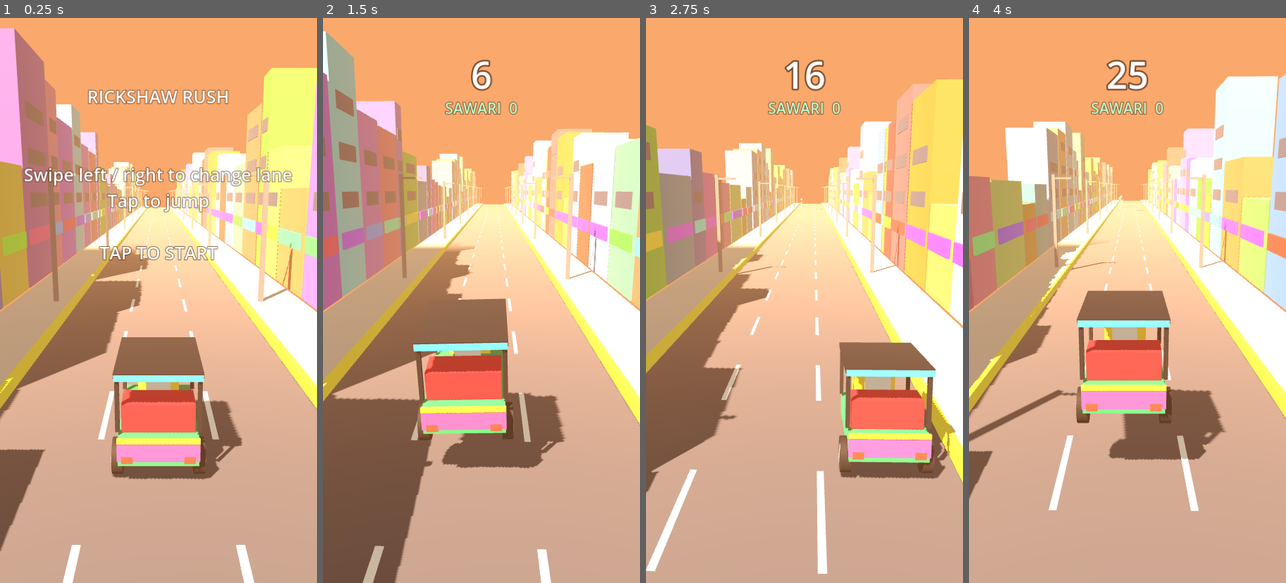
Above: before the commit, frames 1-4 (left to right).
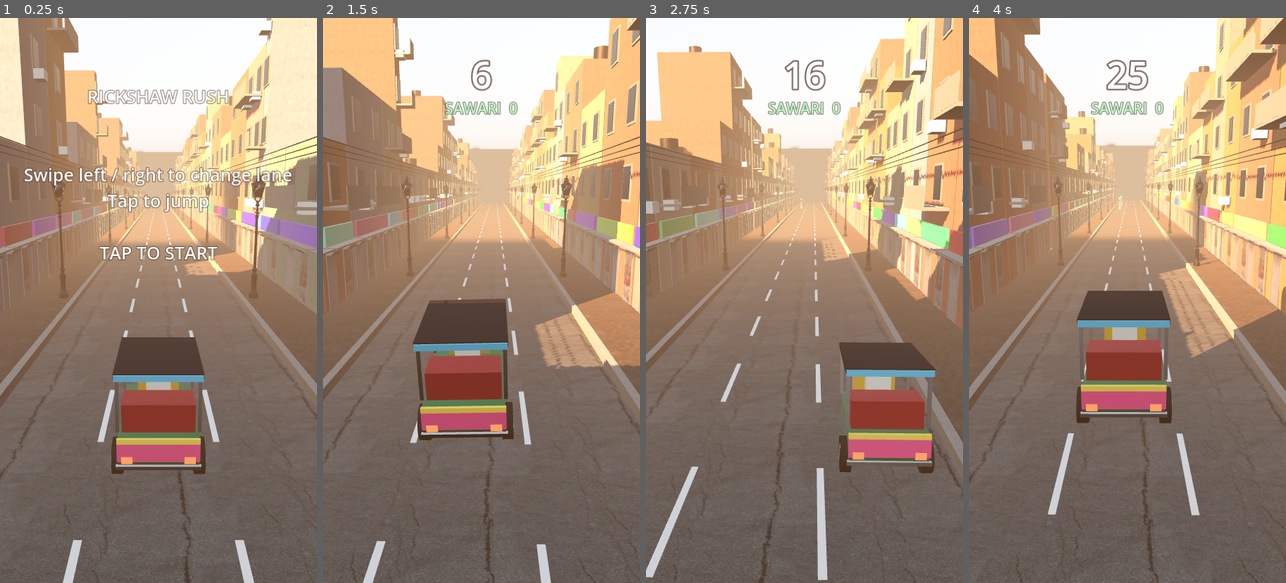
Above: after the commit, the same moments.

Repository: abrar1499/AI-GAMES
Game: Godot game, scene res://main.tscn
Same seed, same stepped clock (60 frames per second), same inputs: the game is played once before the commit and once after it.
Inputs (mouse positions are in pixels of both pictures, inside the frame that each line leads up to):
- Up to frame 1 (0.25 s): no input
- Up to frame 2 (1.5 s): tap Enter at 0.5, 0.6, 1.35 s; move the mouse to (551, 272) at 0.52 s; hold Right 0.53-1.28 s; click (551, 272) at 0.67 s; tap Space at 0.77 s; move the mouse to (418, 328) at 1.27 s; hold Left from 1.28 s (still down)
- Up to frame 3 (2.75 s): tap Space at 1.52 s; move the mouse to (836, 176) at 2.02 s; release Left at 2.03 s; hold Right from 2.03 s (still down); tap Enter at 2.1 s
- Up to frame 4 (4 s): move the mouse to (1111, 413) at 2.77 s; release Right at 2.78 s; hold Up 2.78-3.53 s; tap Enter at 2.85, 3.6 s; click (1111, 413) at 2.92 s; tap Space at 3.02, 3.77 s; move the mouse to (1222, 385) at 3.52 s; hold Left from 3.53 s (still down)

The runs differ from the first frame. In frame 1, 95% of the frame differs, in the area x 0-100%, y 0-100%; in frame 2, 93%; in frame 3, 95%; in frame 4, 96%.

Commit message:
Give Rickshaw Rush realistic graphics
- Scanned CC0 textures from Poly Haven for the road, footpath and walls
- Poly Haven models for shop shutters, street lamps, concrete barriers
  and manhole covers; open manholes replace the plain potholes
- HDR sunset sky for background, ambient light and reflections, ACES
  tonemapping, warm low sun with soft shadows, haze at the far end
- PBR paint, glass, chrome and rubber on vehicles and the rickshaw
- Buildings get windows, balconies, AC units, sign boards, rooftop
  water tanks and overhead wires
- Merge each road tile's static boxes into one mesh per material: the
  unmerged version (~140 meshes per tile) drew nothing in WebGL
- Import textures as WebP with mipmaps so they work on web and Android
  and keep the game data under 10 MB; MSAA off on web

Co-Authored-By: Claude Opus 5.5 <noreply@anthropic.com>
Claude-Session: https://claude.ai/code/session_01U3zDc94r1kvpFGsk3pNeSF

Diff:
--- a/rickshaw-rush/main.gd
+++ b/rickshaw-rush/main.gd
@@ -25,7 +25,7 @@
 const SWIPE_MIN := 50.0
 const SAVE_PATH := "user://rickshaw_best.save"
 
-const SKY := Color(0.98, 0.66, 0.42)
+const SKY := Color(0.86, 0.66, 0.5)    # fog / haze colour, matched to the sky image
 const ROAD := Color(0.30, 0.30, 0.33)
 
 var state: State = State.READY
@@ -69,10 +69,33 @@
 
 var mat_cache := {}
 
+# Photo-scanned CC0 assets from Poly Haven (see assets/CREDITS.md).
+const SHUTTER_SCENE := preload("res://assets/rollershutter_door/rollershutter_door.gltf")
+const BARRIER_SCENE := preload("res://assets/concrete_road_barrier/concrete_road_barrier.gltf")
+const MANHOLE_SCENE := preload("res://assets/water_manhole_cover/water_manhole_cover.gltf")
+const LAMP_SCENE := preload("res://assets/street_lamp_01/street_lamp_01.gltf")
+const SKY_HDR := preload("res://assets/sky/highway_bridge_sunset_1k.hdr")
+
+# Wall colours seen on Pakistani city streets: whitewash, cream, ochre, pale pink, mint, sky blue.
+const WALL_TINTS := [
+	Color(0.95, 0.93, 0.88), Color(0.93, 0.84, 0.66), Color(0.86, 0.68, 0.45), Color(0.92, 0.75, 0.72),
+	Color(0.72, 0.86, 0.78), Color(0.70, 0.80, 0.90), Color(0.80, 0.78, 0.74), Color(0.90, 0.60, 0.50),
+]
+
+var road_mat: StandardMaterial3D
+var walk_mat: StandardMaterial3D
+var curb_mat: StandardMaterial3D
+var wall_mats: Array[StandardMaterial3D] = []
+var glass_mat: StandardMaterial3D
+var frame_mat: StandardMaterial3D
+var paint_white: StandardMaterial3D
+var wire_mat: StandardMaterial3D
+
 
 func _ready() -> void:
 	randomize()
 	best = _load_best()
+	_build_materials()
 	_build_world()
 	_build_ui()
 	_build_audio()
@@ -354,34 +377,163 @@
 	for c in tile.get_children():
 		c.queue_free()
 	tile.position = Vector3(0.0, 0.0, z)
-
-	_box(tile, Vector3(7.0, 0.1, TILE_LEN), Vector3(0, -0.05, 0), ROAD)
+	# All static boxes of a tile are merged into one mesh (one surface per material):
+	# a few draw calls per tile instead of ~140, which phones and WebGL need.
+	var batch := {}
+
+	_add_box(batch, Vector3(7.0, 0.1, TILE_LEN), Vector3(0, -0.05, 0), road_mat)
 	for x: float in [-1.1, 1.1]:
 		for k in 4:
-			_box(tile, Vector3(0.12, 0.02, 2.2), Vector3(x, 0.01, -TILE_LEN * 0.5 + 2.5 + k * 5.0), Color(0.95, 0.95, 0.9))
+			_add_box(batch, Vector3(0.12, 0.012, 2.4), Vector3(x, 0.006, -TILE_LEN * 0.5 + 2.5 + k * 5.0), paint_white)
 	for side: float in [-1.0, 1.0]:
-		_box(tile, Vector3(2.4, 0.3, TILE_LEN), Vector3(side * 4.7, 0.15, 0), Color(0.78, 0.74, 0.68))
-		_box(tile, Vector3(0.15, 0.32, TILE_LEN), Vector3(side * 3.55, 0.16, 0), Color(0.9, 0.85, 0.2))
-		# Electricity pole with a light.
-		_box(tile, Vector3(0.18, 5.5, 0.18), Vector3(side * 4.2, 2.75, -2.0), Color(0.4, 0.4, 0.42))
-		_box(tile, Vector3(1.1, 0.1, 0.1), Vector3(side * 3.75, 5.3, -2.0), Color(0.4, 0.4, 0.42))
-		# Row of buildings and shops.
+		_add_box(batch, Vector3(2.4, 0.22, TILE_LEN), Vector3(side * 4.7, 0.11, 0), walk_mat)
+		_add_box(batch, Vector3(0.22, 0.26, TILE_LEN), Vector3(side * 3.6, 0.13, 0), curb_mat)
+
+		# Street lamp, plus sagging electricity wires running along the street.
+		var lamp := LAMP_SCENE.instantiate() as Node3D
+		lamp.scale = Vector3.ONE * 1.35
+		lamp.rotation.y = -side * PI * 0.5
+		lamp.position = Vector3(side * 4.1, 0.22, -3.0)
+		tile.add_child(lamp)
+		for k in 3:
+			_add_box(batch, Vector3(0.025, 0.025, TILE_LEN), Vector3(side * (4.6 + k * 0.25), 6.2 - k * 0.15, 0), wire_mat)
+
+		# Row of buildings with shops on the ground floor.
 		var zz := -TILE_LEN * 0.5
 		while zz < TILE_LEN * 0.5 - 1.0:
-			var w := randf_range(3.0, 6.0)
-			w = minf(w, TILE_LEN * 0.5 - zz)
-			var h := randf_range(3.5, 11.0)
-			var col := Color.from_hsv(randf_range(0.0, 1.0), randf_range(0.45, 0.75), randf_range(0.6, 0.9))
-			var bx := side * (6.0 + 1.5)
-			_box(tile, Vector3(3.0, h, w - 0.2), Vector3(bx, h * 0.5 + 0.3, zz + w * 0.5), col)
-			# Shop sign board facing the road.
-			var sign_col := Color.from_hsv(randf(), 0.8, 0.95)
-			_box(tile, Vector3(0.12, 0.7, w * 0.8), Vector3(side * 5.95, 2.6, zz + w * 0.5), sign_col)
-			# Windows on taller buildings.
-			if h > 6.0:
-				for fy in range(4, int(h), 2):
-					_box(tile, Vector3(0.05, 0.7, w * 0.6), Vector3(side * 5.98, float(fy) + 0.3, zz + w * 0.5), Color(0.25, 0.3, 0.4))
+			var w := minf(randf_range(3.4, 7.0), TILE_LEN * 0.5 - zz)
+			_building(tile, batch, side, zz, w)
 			zz += w
+	_flush_batch(tile, batch)
+
+
+func _building(tile: Node3D, batch: Dictionary, side: float, z0: float, w: float) -> void:
+	var floors := randi_range(1, 4)
+	var h := 3.4 + floors * 3.0
+	var depth := 6.0
+	var front := side * 5.9                       # x of the facade facing the road
+	var cz := z0 + w * 0.5
+	_add_box(batch, Vector3(depth, h, w - 0.08), Vector3(front + side * depth * 0.5, h * 0.5 + 0.22, cz), wall_mats.pick_random())
+
+	# Ground floor: rolling shutters (some half open), sign board above.
+	var shops := maxi(1, int(w / 3.2))
+	var shop_w := w / shops
+	for i in shops:
+		var sz := z0 + shop_w * (i + 0.5)
+		var shutter := SHUTTER_SCENE.instantiate() as Node3D
+		shutter.rotation.y = side * -PI * 0.5 if side > 0 else PI * 0.5
+		var s_scale := minf(1.0, (shop_w - 0.3) / 3.08)
+		shutter.scale = Vector3(s_scale, 1.0, 1.0)
+		# The model's origin is at its left edge; its centre is 1.0 m along local x.
+		var centre_offset := shutter.transform.basis * Vector3(1.0, 0.0, 0.0)
+		shutter.position = Vector3(front - side * 0.02, 0.22, sz) - Vector3(0.0, 0.0, centre_offset.z)
+		tile.add_child(shutter)
+	var sign_col := Color.from_hsv(randf(), randf_range(0.6, 0.9), randf_range(0.75, 0.95))
+	_add_box(batch, Vector3(0.12, 0.75, w * 0.9), Vector3(front - side * 0.08, 3.0, cz), _pbr(sign_col, 0.0, 0.45))
+	_add_box(batch, Vector3(0.6, 0.06, w * 0.95), Vector3(front - side * 0.3, 2.62, cz), frame_mat)  # awning ledge
+
+	# Upper floors: windows with frames, some AC units and balconies.
+	var cols := maxi(1, int(w / 2.6))
+	for f in floors:
+		var y := 3.9 + f * 3.0 + 1.1
+		if randf() < 0.35:
+			_add_box(batch, Vector3(1.0, 0.12, w * 0.8), Vector3(front - side * 0.5, y - 0.95, cz), frame_mat)
+			_add_box(batch, Vector3(0.05, 0.8, w * 0.8), Vector3(front - side * 0.98, y - 0.5, cz), frame_mat)
+		for c in cols:
+			var wz := z0 + w / cols * (c + 0.5)
+			_add_box(batch, Vector3(0.1, 1.5, 1.2), Vector3(front - side * 0.02, y, wz), frame_mat)
+			_add_box(batch, Vector3(0.12, 1.3, 1.0), Vector3(front - side * 0.03, y, wz), glass_mat)
+			if randf() < 0.3:
+				_add_box(batch, Vector3(0.5, 0.45, 0.8), Vector3(front - side * 0.3, y - 0.95, wz + 0.2), paint_white)
+	# Black water tank on the roof, like most houses here.
+	if randf() < 0.6:
+		var tank := CylinderMesh.new()
+		tank.top_radius = 0.55
+		tank.bottom_radius = 0.55
+		tank.height = 1.1
+		tank.radial_segments = 12
+		tank.rings = 1
+		_add_mesh(batch, tank, Vector3(front + side * randf_range(1.5, 4.0), h + 0.22 + 0.55, cz + randf_range(-0.6, 0.6)), _pbr(Color(0.07, 0.07, 0.08), 0.0, 0.5))
+
+
+## Queues a box for the tile's merged mesh.
+func _add_box(batch: Dictionary, size: Vector3, pos: Vector3, mat: Material) -> void:
+	var box := BoxMesh.new()
+	box.size = size
+	_add_mesh(batch, box, pos, mat)
+
+
+func _add_mesh(batch: Dictionary, mesh: PrimitiveMesh, pos: Vector3, mat: Material) -> void:
+	if not batch.has(mat):
+		var st := SurfaceTool.new()
+		st.begin(Mesh.PRIMITIVE_TRIANGLES)
+		batch[mat] = st
+	(batch[mat] as SurfaceTool).append_from(mesh, 0, Transform3D(Basis.IDENTITY, pos))
+
+
+## Builds one ArrayMesh (a surface per material) from the queued boxes and adds it to the tile.
+func _flush_batch(tile: Node3D, batch: Dictionary) -> void:
+	var mesh := ArrayMesh.new()
+	for mat: Material in batch:
+		var st: SurfaceTool = batch[mat]
+		st.commit(mesh)
+		mesh.surface_set_material(mesh.get_surface_count() - 1, mat)
+	var mi := MeshInstance3D.new()
+	mi.mesh = mesh
+	tile.add_child(mi)
+
+
+func _boxm(parent: Node3D, size: Vector3, pos: Vector3, mat: Material) -> MeshInstance3D:
+	var mesh := BoxMesh.new()
+	mesh.size = size
+	mesh.material = mat
+	var mi := MeshInstance3D.new()
+	mi.mesh = mesh
+	mi.position = pos
+	parent.add_child(mi)
+	return mi
+
+
+## Physically based material for painted metal, plastic, glass and so on.
+func _pbr(color: Color, metallic: float, roughness: float) -> StandardMaterial3D:
+	var key := "%s_%.2f_%.2f" % [color.to_html(), metallic, roughness]
+	if mat_cache.has(key):
+		return mat_cache[key]
+	var m := StandardMaterial3D.new()
+	m.albedo_color = color
+	m.metallic = metallic
+	m.metallic_specular = 0.5
+	m.roughness = roughness
+	mat_cache[key] = m
+	return m
+
+
+## Material from a scanned texture set (diffuse, normal, roughness), mapped by position
+## so the texture keeps its real-world size on any box.
+func _scan_mat(tex_name: String, metres_per_tile: float, tint := Color.WHITE) -> StandardMaterial3D:
+	var m := StandardMaterial3D.new()
+	m.albedo_texture = load("res://assets/textures/%s_diffuse.jpg" % tex_name)
+	m.albedo_color = tint
+	m.normal_enabled = true
+	m.normal_texture = load("res://assets/textures/%s_nor_gl.jpg" % tex_name)
+	m.roughness_texture = load("res://assets/textures/%s_rough.jpg" % tex_name)
+	m.roughness = 1.0
+	m.uv1_triplanar = true
+	m.uv1_scale = Vector3.ONE / metres_per_tile
+	m.texture_filter = BaseMaterial3D.TEXTURE_FILTER_LINEAR_WITH_MIPMAPS_ANISOTROPIC
+	return m
+
+
+func _build_materials() -> void:
+	road_mat = _scan_mat("asphalt_02", 3.0, Color(0.85, 0.85, 0.85))
+	walk_mat = _scan_mat("brick_pavement_02", 2.0, Color(0.9, 0.85, 0.8))
+	curb_mat = _scan_mat("painted_plaster_wall", 1.5, Color(0.75, 0.75, 0.72))
+	for tint: Color in WALL_TINTS:
+		wall_mats.append(_scan_mat("painted_plaster_wall", 2.5, tint))
+	glass_mat = _pbr(Color(0.12, 0.15, 0.18), 0.8, 0.06)
+	frame_mat = _pbr(Color(0.55, 0.53, 0.5), 0.3, 0.6)
+	paint_white = _pbr(Color(0.92, 0.92, 0.9), 0.0, 0.7)
+	wire_mat = _pbr(Color(0.05, 0.05, 0.05), 0.0, 0.8)
 
 
 func _box(parent: Node3D, size: Vector3, pos: Vector3, color: Color) -> MeshInstance3D:
@@ -431,14 +583,15 @@
 	var root := Node3D.new()
 	body = Node3D.new()
 	root.add_child(body)
-	var green := Color(0.15, 0.62, 0.36)
+	var green := Color(0.1, 0.45, 0.25)
 	var dark := Color(0.1, 0.1, 0.12)
-	_box(body, Vector3(1.3, 0.45, 2.2), Vector3(0, 0.6, 0), green)                    # chassis
-	_box(body, Vector3(0.8, 0.75, 0.6), Vector3(0, 0.85, -1.1), Color(1.0, 0.82, 0.2)) # nose
-	_box(body, Vector3(1.2, 0.5, 0.6), Vector3(0, 1.05, 0.55), Color(0.85, 0.15, 0.2))  # back seat
-	_box(body, Vector3(1.42, 0.08, 1.9), Vector3(0, 1.85, 0.05), dark)                 # canopy roof
+	_boxm(body, Vector3(1.3, 0.45, 2.2), Vector3(0, 0.6, 0), _pbr(green, 0.5, 0.3))                   # chassis
+	_boxm(body, Vector3(0.8, 0.75, 0.6), Vector3(0, 0.85, -1.1), _pbr(Color(0.95, 0.75, 0.15), 0.5, 0.3)) # nose
+	_boxm(body, Vector3(1.2, 0.5, 0.6), Vector3(0, 1.05, 0.55), _pbr(Color(0.6, 0.08, 0.1), 0.0, 0.55))  # seat
+	_boxm(body, Vector3(1.42, 0.08, 1.9), Vector3(0, 1.85, 0.05), _pbr(dark, 0.0, 0.85))               # canopy
+	_boxm(body, Vector3(1.36, 0.06, 0.08), Vector3(0, 0.37, 1.12), _pbr(Color(0.8, 0.8, 0.82), 1.0, 0.15))  # chrome bumper
 	for p: Vector3 in [Vector3(-0.66, 1.35, -0.8), Vector3(0.66, 1.35, -0.8), Vector3(-0.66, 1.35, 0.9), Vector3(0.66, 1.35, 0.9)]:
-		_box(body, Vector3(0.07, 0.95, 0.07), p, dark)
+		_boxm(body, Vector3(0.06, 0.95, 0.06), p, _pbr(Color(0.75, 0.75, 0.78), 1.0, 0.2))
 	# Truck-art back panel.
 	_box(body, Vector3(1.32, 0.3, 0.05), Vector3(0, 0.62, 1.12), Color(0.95, 0.3, 0.55))
 	_box(body, Vector3(1.32, 0.08, 0.06), Vector3(0, 0.82, 1.12), Color(1.0, 0.85, 0.2))
@@ -456,6 +609,7 @@
 		body.add_child(pivot)
 		var w := _cyl(pivot, 0.3, 0.18, Vector3.ZERO, dark)
 		w.rotation.z = PI * 0.5
+		w.material_override = _pbr(Color(0.04, 0.04, 0.04), 0.0, 0.9)
 		_box(pivot, Vector3(0.2, 0.08, 0.5), Vector3.ZERO, Color(0.6, 0.6, 0.6))  # spoke, shows spin
 		wheels.append(pivot)
 	# Driver.
@@ -466,16 +620,28 @@
 
 func _make_car() -> Node3D:
 	var n := Node3D.new()
-	var col := Color.from_hsv(randf(), randf_range(0.4, 0.8), randf_range(0.6, 0.95))
-	_box(n, Vector3(1.7, 0.65, 3.2), Vector3(0, 0.6, 0), col)
-	_box(n, Vector3(1.45, 0.55, 1.6), Vector3(0, 1.2, 0.2), col.darkened(0.15))
-	_box(n, Vector3(1.47, 0.4, 1.4), Vector3(0, 1.22, 0.2), Color(0.2, 0.25, 0.32))
+	# Common car colours: white, silver, black, grey, maroon, dark blue.
+	var col: Color = [Color(0.9, 0.9, 0.88), Color(0.62, 0.63, 0.65), Color(0.05, 0.05, 0.06),
+		Color(0.3, 0.31, 0.33), Color(0.38, 0.05, 0.07), Color(0.08, 0.14, 0.3)].pick_random()
+	var paint := _pbr(col, 0.55, 0.28)
+	_boxm(n, Vector3(1.7, 0.6, 3.6), Vector3(0, 0.62, 0), paint)
+	_boxm(n, Vector3(1.5, 0.5, 1.8), Vector3(0, 1.17, 0.15), paint)
+	_boxm(n, Vector3(1.52, 0.38, 1.6), Vector3(0, 1.16, 0.15), glass_mat)
+	_boxm(n, Vector3(1.4, 0.4, 0.05), Vector3(0, 1.12, 1.06), glass_mat)             # rear window
+	_boxm(n, Vector3(1.74, 0.16, 0.12), Vector3(0, 0.38, 1.8), _pbr(Color(0.08, 0.08, 0.08), 0.0, 0.6))  # bumper
+	_boxm(n, Vector3(0.52, 0.13, 0.02), Vector3(0, 0.58, 1.81), paint_white)         # number plate
+	for mx: float in [-0.9, 0.9]:
+		_boxm(n, Vector3(0.12, 0.1, 0.18), Vector3(mx, 1.0, -0.5), paint)
 	for x: float in [-0.8, 0.8]:
 		for z: float in [-1.05, 1.05]:
-			var w := _cyl(n, 0.32, 0.22, Vector3(x, 0.32, z), Color(0.1, 0.1, 0.1))
+			var w := _cyl(n, 0.32, 0.22, Vector3(x, 0.32, z * 1.15), Color(0.1, 0.1, 0.1))
 			w.rotation.z = PI * 0.5
-	var l1 := _box(n, Vector3(0.3, 0.12, 0.05), Vector3(-0.55, 0.75, 1.61), Color.RED)
-	var l2 := _box(n, Vector3(0.3, 0.12, 0.05), Vector3(0.55, 0.75, 1.61), Color.RED)
+			w.material_override = _pbr(Color(0.04, 0.04, 0.04), 0.0, 0.9)
+			var hub := _cyl(n, 0.18, 0.24, Vector3(x, 0.32, z * 1.15), Color(0.7, 0.7, 0.72))
+			hub.rotation.z = PI * 0.5
+			hub.material_override = _pbr(Color(0.75, 0.75, 0.77), 1.0, 0.2)
+	var l1 := _box(n, Vector3(0.34, 0.14, 0.05), Vector3(-0.6, 0.75, 1.81), Color.RED)
+	var l2 := _box(n, Vector3(0.34, 0.14, 0.05), Vector3(0.6, 0.75, 1.81), Color.RED)
 	l1.material_override = _mat(Color(1, 0.15, 0.1), true)
 	l2.material_override = _mat(Color(1, 0.15, 0.1), true)
 	return n
@@ -483,17 +649,20 @@
 
 func _make_bus() -> Node3D:
 	var n := Node3D.new()
-	var base := Color.from_hsv(randf(), 0.7, 0.9)
-	_box(n, Vector3(2.0, 2.6, 6.0), Vector3(0, 1.6, 0), base)
-	_box(n, Vector3(2.04, 0.7, 5.0), Vector3(0, 2.2, -0.3), Color(0.2, 0.25, 0.32))  # windows
+	var base := Color.from_hsv(randf(), 0.7, 0.85)
+	_boxm(n, Vector3(2.0, 2.6, 6.0), Vector3(0, 1.6, 0), _pbr(base, 0.3, 0.35))
+	_boxm(n, Vector3(2.04, 0.75, 5.0), Vector3(0, 2.2, -0.3), glass_mat)  # windows
+	_boxm(n, Vector3(1.7, 0.7, 0.04), Vector3(0, 2.2, 3.01), glass_mat)   # rear window
+	_boxm(n, Vector3(1.9, 0.1, 5.6), Vector3(0, 2.95, 0), _pbr(Color(0.75, 0.75, 0.78), 1.0, 0.25))  # roof rack
 	# Truck-art stripes.
 	for k in 3:
 		_box(n, Vector3(2.04, 0.12, 6.04), Vector3(0, 0.8 + k * 0.22, 0), Color.from_hsv(randf(), 0.85, 1.0))
-	_box(n, Vector3(1.6, 1.0, 0.05), Vector3(0, 1.5, 3.02), Color.from_hsv(randf(), 0.8, 1.0))
+	_box(n, Vector3(1.6, 0.7, 0.05), Vector3(0, 1.35, 3.02), Color.from_hsv(randf(), 0.8, 1.0))
 	for x: float in [-0.95, 0.95]:
 		for z: float in [-2.0, 2.0]:
 			var w := _cyl(n, 0.45, 0.3, Vector3(x, 0.45, z), Color(0.1, 0.1, 0.1))
 			w.rotation.z = PI * 0.5
+			w.material_override = _pbr(Color(0.04, 0.04, 0.04), 0.0, 0.9)
 	return n
 
 
@@ -517,22 +686,27 @@
 	return n
 
 
+## An open sewer manhole: dark hole with a broken rim, the lifted cover lying beside it.
 func _make_pothole() -> Node3D:
 	var n := Node3D.new()
-	_cyl(n, 0.95, 0.03, Vector3(0, 0.02, 0), Color(0.45, 0.4, 0.35))
-	_cyl(n, 0.8, 0.04, Vector3(0, 0.03, 0), Color(0.08, 0.08, 0.09))
-	# Small water puddle shine.
-	_cyl(n, 0.35, 0.05, Vector3(0.2, 0.035, 0.15), Color(0.35, 0.45, 0.55))
+	var rim := _cyl(n, 0.85, 0.06, Vector3(0, 0.02, 0), Color(0.3, 0.29, 0.28))
+	rim.material_override = curb_mat
+	var hole := _cyl(n, 0.7, 0.07, Vector3(0, 0.03, 0), Color(0.01, 0.01, 0.01))
+	hole.material_override = _pbr(Color(0.01, 0.01, 0.012), 0.0, 1.0)
+	var cover := MANHOLE_SCENE.instantiate() as Node3D
+	cover.scale = Vector3.ONE * 1.6
+	cover.position = Vector3(0.75, 0.02, 0.6)
+	cover.rotation = Vector3(0.0, randf() * TAU, 0.12)
+	n.add_child(cover)
 	return n
 
 
+## Concrete road barrier (police naka).
 func _make_barrier() -> Node3D:
 	var n := Node3D.new()
-	for k in 5:
-		var c := Color(0.9, 0.1, 0.1) if k % 2 == 0 else Color(0.95, 0.95, 0.95)
-		_box(n, Vector3(0.36, 0.22, 0.12), Vector3(-0.72 + k * 0.36, 0.55, 0), c)
-	for x: float in [-0.8, 0.8]:
-		_box(n, Vector3(0.1, 0.65, 0.4), Vector3(x, 0.32, 0), Color(0.25, 0.25, 0.28))
+	var b := BARRIER_SCENE.instantiate() as Node3D
+	b.scale = Vector3(1.15, 0.85, 1.0)
+	n.add_child(b)
 	return n
 
 
@@ -561,33 +735,56 @@
 # ---------------------------------------------------------------- world / ui / audio
 
 func _build_world() -> void:
+	var sky_mat := PanoramaSkyMaterial.new()
+	sky_mat.panorama = SKY_HDR
+	sky_mat.energy_multiplier = 1.0
+	var sky := Sky.new()
+	sky.sky_material = sky_mat
 	var env := Environment.new()
-	env.background_mode = Environment.BG_COLOR
-	env.background_color = SKY
-	env.ambient_light_source = Environment.AMBIENT_SOURCE_COLOR
-	env.ambient_light_color = Color(1.0, 0.92, 0.85)
-	env.ambient_light_energy = 0.35
+	env.background_mode = Environment.BG_SKY
+	env.sky = sky
+	env.ambient_light_source = Environment.AMBIENT_SOURCE_SKY
+	env.ambient_light_energy = 0.8
+	env.reflected_light_source = Environment.REFLECTION_SOURCE_SKY
+	env.tonemap_mode = Environment.TONE_MAPPER_ACES
+	env.tonemap_exposure = 1.0
+	env.tonemap_white = 6.0
 	env.fog_enabled = true
 	env.fog_light_color = SKY
-	env.fog_density = 0.009
-	env.tonemap_mode = Environment.TONE_MAPPER_FILMIC
-	env.tonemap_exposure = 1.1
+	env.fog_density = 0.013
+	env.fog_sky_affect = 0.85
 	var we := WorldEnvironment.new()
 	we.environment = env
 	add_child(we)
 
+	# Haze wall at the far end of the street, so the road fades into dust instead of
+	# showing the dark lower half of the sky image.
+	var haze := MeshInstance3D.new()
+	var quad := QuadMesh.new()
+	quad.size = Vector2(260.0, 40.0)
+	var haze_mat := StandardMaterial3D.new()
+	haze_mat.shading_mode = BaseMaterial3D.SHADING_MODE_UNSHADED
+	haze_mat.disable_fog = true
+	haze_mat.albedo_color = SKY
+	quad.material = haze_mat
+	haze.mesh = quad
+	haze.position = Vector3(0.0, -1.0, -TILE_LEN * (TILE_COUNT - 0.5) + 2.0)
+	add_child(haze)
+
+	# Low evening sun from behind-left, warm.
 	var sun := DirectionalLight3D.new()
-	sun.rotation_degrees = Vector3(-50.0, -35.0, 0.0)
-	sun.light_color = Color(1.0, 0.93, 0.82)
-	sun.light_energy = 1.1
+	sun.rotation_degrees = Vector3(-28.0, -40.0, 0.0)
+	sun.light_color = Color(1.0, 0.8, 0.6)
+	sun.light_energy = 1.6
 	sun.shadow_enabled = true
-	sun.directional_shadow_max_distance = 45.0
+	sun.shadow_blur = 1.5
+	sun.directional_shadow_max_distance = 50.0
 	add_child(sun)
 
 	cam = Camera3D.new()
 	cam.fov = 62.0
 	cam.near = 0.1
-	cam.far = 160.0
+	cam.far = 220.0
 	cam.position = Vector3(0, 4.6, 7.8)
 	add_child(cam)
 	cam.current = true
--- a/rickshaw-rush/project.godot
+++ b/rickshaw-rush/project.godot
@@ -31,3 +31,4 @@
 renderer/rendering_method.mobile="gl_compatibility"
 textures/vram_compression/import_etc2_astc=true
 anti_aliasing/quality/msaa_3d=2
+anti_aliasing/quality/msaa_3d.web=0
Binary file added: rickshaw-rush/assets/concrete_road_barrier/concrete_road_barrier.bin
Not shown, added: rickshaw-rush/assets/concrete_road_barrier/concrete_road_barrier.gltf
Not shown, added: rickshaw-rush/assets/concrete_road_barrier/concrete_road_barrier.gltf.import
Binary file added: rickshaw-rush/assets/concrete_road_barrier/textures/concrete_road_barrier_arm_1k.jpg
Not shown, added: rickshaw-rush/assets/concrete_road_barrier/textures/concrete_road_barrier_arm_1k.jpg.import
Binary file added: rickshaw-rush/assets/concrete_road_barrier/textures/concrete_road_barrier_diff_1k.jpg
Not shown, added: rickshaw-rush/assets/concrete_road_barrier/textures/concrete_road_barrier_diff_1k.jpg.import
Binary file added: rickshaw-rush/assets/concrete_road_barrier/textures/concrete_road_barrier_nor_gl_1k.jpg
Not shown, added: rickshaw-rush/assets/concrete_road_barrier/textures/concrete_road_barrier_nor_gl_1k.jpg.import
Binary file added: rickshaw-rush/assets/rollershutter_door/rollershutter_door.bin
Not shown, added: rickshaw-rush/assets/rollershutter_door/rollershutter_door.gltf
Not shown, added: rickshaw-rush/assets/rollershutter_door/rollershutter_door.gltf.import
(and 49 more such lines)
